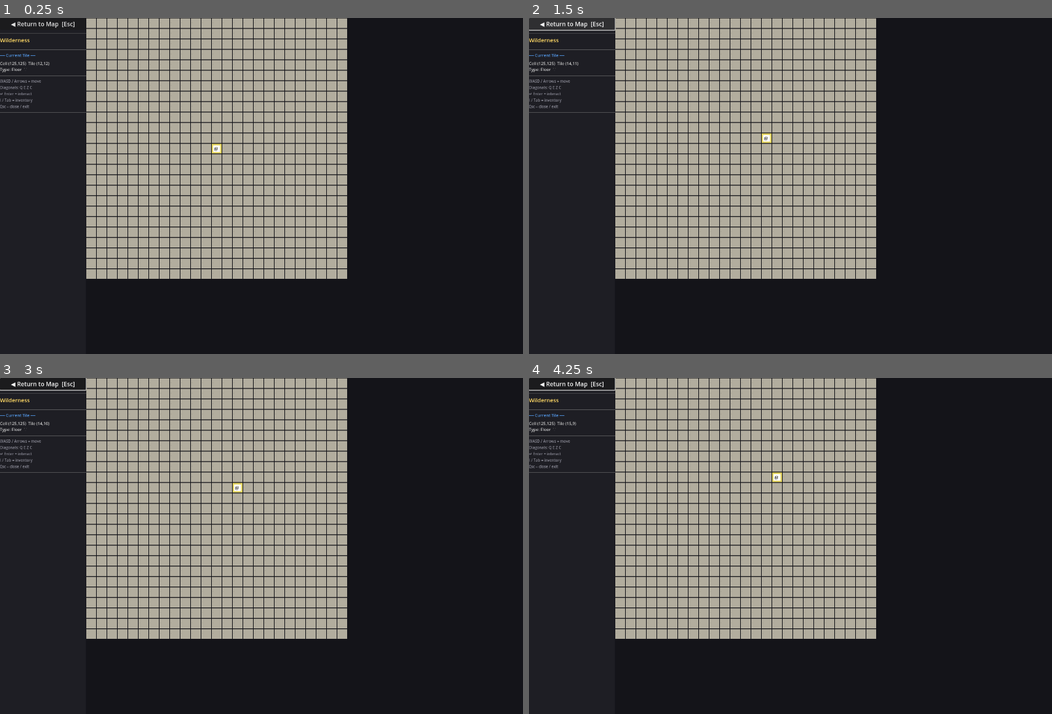
Above: before the commit, frames 1-4 (two rows, left to right).
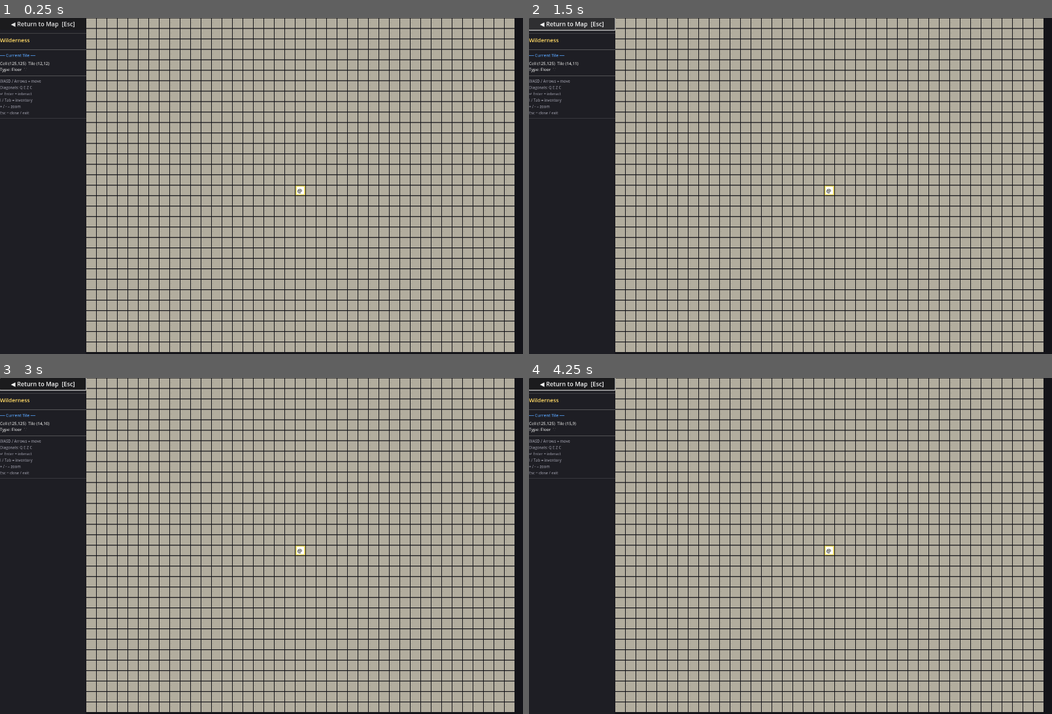
Above: after the commit, the same moments.

Repository: moneybagboyz/Falling-Leaves-Ravensguard
Game: Godot game, scene res://src/ui/local_view/local_view.tscn
Same seed, same stepped clock (60 frames per second), same inputs: the game is played once before the commit and once after it. This scene is started directly instead of the project's main scene.
Inputs (mouse positions are in pixels of both pictures, inside the frame that each line leads up to):
- Up to frame 1 (0.25 s): no input
- Up to frame 2 (1.5 s): tap Enter at 0.5 s; move the mouse to (905, 169) at 0.52 s; hold Right 0.53-1.25 s; tap E at 0.6 s; click (905, 169) at 0.67 s; tap Space at 0.77 s; click "◀ Return to Map [Esc]" at 1.25 s
- Up to frame 3 (3 s): drag from (156, 562) to (235, 613) at 2.02 s; move the mouse to (313, 472) at 2.77 s; hold Right from 2.78 s (still down); tap Q at 2.85 s; click (313, 472) at 2.92 s
- Up to frame 4 (4.25 s): tap E at 3.05 s; release Right at 3.5 s; drag from (764, 613) to (633, 495) at 3.52 s

The runs differ from the first frame. In frame 1, 39% of the frame differs, in the area x 0-99%, y 0-100%; in frame 2, 39%; in frame 3, 39%; in frame 4, 39%.

Commit message:
LocalView: seamless zoom viewport replacing fixed 25x25 grid
- Remove fixed TILE_SIZE/GRID_W*GRID_H tile node count and ScrollContainer
- Add ZOOM_STEPS [8..48 px], _tile_px, _map_cols/_map_rows computed at runtime
- _rebuild_grid() replaces _build_grid(): frees old nodes, creates cols*rows tiles
- _build_tile_nodes(): tile/font size scales with _tile_px
- _zoom(): steps through ZOOM_STEPS, expands neighbourhood cache, rebuilds
- + / - keys to zoom in/out
- _render_viewport(): player always screen-centre; absolute tile coords eliminate
  cell-offset decomposition; labels hidden below 16px zoom
- _update_pawn_visual(): pawn fixed at screen centre
- _refresh_npc_pawn_pos(): absolute coord projection from player centre
- _preload_neighbourhood(): radius scales with zoom level
- _find_anchor_tile(): sort candidates by distance from cell centre + stride
  spread so NPCs don't bunch at row 0
- Remove legacy _get_tile_char() wrapper

Diff:
--- a/src/ui/local_view/local_view.gd
+++ b/src/ui/local_view/local_view.gd
@@ -1,12 +1,13 @@
-## LocalView — interior view for buildings that define a local_layout grid.
+## LocalView — seamless local-tile view of the world at building interior scale.
 ##
 ## Entered via SceneManager.push_scene("res://src/ui/local_view/local_view.tscn",
-##   { "building_id": String, "entry_wx": int, "entry_wy": int })
+##   { "entry_wx": int, "entry_wy": int, "entry_rx": int, "entry_ry": int,
+##     "settlement_id": String })
 ## Exits back to SettlementView via SceneManager.pop_scene() (Esc key or door).
 ##
-## Renders the 25 × 25 tile grid stored in the building JSON field
-## "local_layout" as an array of 25 single-char strings (one per row).
-## No art assets — flat colour tiles with single-char labels.
+## The viewport fills the available map area. Adjacent buildings are always
+## visible — no chunk switching. + / - keys zoom; the tile count adjusts to
+## always fill the screen with the player centred.
 ##
 ## P4-10 inventory / equipment sidebar:
 ##   'x' chest tile → [↵] opens inventory panel  (also [I] / [Tab] to toggle)
@@ -16,9 +17,11 @@
 extends Control
 
 # ── Layout constants ─────────────────────────────────────────────────────────
+## Size of each building cell's local layout, in tiles. Never changes.
 const GRID_W      := 25
 const GRID_H      := 25
-const TILE_SIZE   := 28          ## pixels per tile  (25 * 28 = 700 px)
+## Zoom steps — pixels per tile.
+const ZOOM_STEPS: Array[int] = [8, 12, 16, 24, 28, 32, 40, 48]
 const PANEL_W     := 230
 const INV_PANEL_W := 230
 
@@ -64,8 +67,14 @@
 var _building_def: Dictionary  = {}
 var _world_state:  WorldState  = null
 
-var _player_lx: int = 12   ## local X within the 25×25 grid
+var _player_lx: int = 12   ## local X within the 25×25 layout of the current region cell
 var _player_ly: int = 12   ## local Y
+
+## Pixels per tile — the zoom level. Changed by + / - keys.
+var _tile_px:  int = 28
+## Tile columns / rows currently rendered (recomputed from map area size ÷ _tile_px).
+var _map_cols: int = 0
+var _map_rows: int = 0
 
 ## Context tag for the single action button.
 ## "exit_building" | "open_chest" | "stairs_up" | "stairs_down" | ""
@@ -95,10 +104,11 @@
 ## Reality bubble — person_id → ColorRect pawn for each local NPC.
 var _npc_rects:    Dictionary = {}
 
-## Sliding-window: region cell the player is currently in (0..249 within world tile).
+## Region cell the player is currently in (0..249 within world tile).
 var _reg_rx: int = 125
 var _reg_ry: int = 125
 ## Layout cache: "rx,ry" → Array[String] (25 rows of 25 chars each).
+## Pre-loaded as a 3×3 neighbourhood; refreshed on every cell boundary crossing.
 var _layout_cache: Dictionary = {}
 
 
@@ -120,12 +130,16 @@
 	_building_id  = _cell_building_id(_reg_rx, _reg_ry)
 	_building_def = ContentRegistry.get_content("building", _building_id) if _building_id != "" else {}
 
+	# Pre-load neighbourhood so every layout lookup is a cache hit.
+	_preload_neighbourhood(_reg_rx, _reg_ry)
+
 	_build_ui()
-	_build_grid()
 	_place_player_at_entry()
-	_spawn_local_npcs()
 	SimulationClock.tick_completed.connect(_on_local_tick)
 	_refresh_tile_info()
+	# Await one frame so _map_area has a valid size, then build the tile grid.
+	await get_tree().process_frame
+	_rebuild_grid()
 
 
 # ── UI construction ────────────────────────────────────────────────────────────
@@ -194,7 +208,7 @@
 	pvbox.add_child(_make_sep())
 
 	var hint := Label.new()
-	hint.text = "WASD / Arrows = move\nDiagonals: Q E Z C\n↵ Enter = interact\nI / Tab = inventory\nEsc = close / exit"
+	hint.text = "WASD / Arrows = move\nDiagonals: Q E Z C\n↵ Enter = interact\nI / Tab = inventory\n+ / - = zoom\nEsc = close / exit"
 	hint.add_theme_color_override("font_color", COLOR_DIM)
 	hint.add_theme_font_size_override("font_size", 10)
 	pvbox.add_child(hint)
@@ -207,16 +221,20 @@
 	_action_btn.pressed.connect(_on_action_pressed)
 	pvbox.add_child(_action_btn)
 
-	# ── Right: scrollable map area ───────────────────────────────────────────
-	var scroll := ScrollContainer.new()
-	scroll.size_flags_horizontal = Control.SIZE_EXPAND_FILL
-	scroll.size_flags_vertical   = Control.SIZE_EXPAND_FILL
-	hbox.add_child(scroll)
+	# ── Centre: map area fills remaining space ────────────────────────────────
+	var map_clip := Control.new()
+	map_clip.clip_contents         = true
+	map_clip.size_flags_horizontal = Control.SIZE_EXPAND_FILL
+	map_clip.size_flags_vertical   = Control.SIZE_EXPAND_FILL
+	hbox.add_child(map_clip)
 
 	_map_area = Control.new()
-	_map_area.mouse_filter        = Control.MOUSE_FILTER_IGNORE
-	_map_area.custom_minimum_size = Vector2(GRID_W * TILE_SIZE, GRID_H * TILE_SIZE)
-	scroll.add_child(_map_area)
+	_map_area.mouse_filter = Control.MOUSE_FILTER_IGNORE
+	_map_area.set_anchors_and_offsets_preset(Control.PRESET_FULL_RECT)
+	map_clip.add_child(_map_area)
+
+	# Rebuild tile nodes whenever the map area is resized (e.g. window resize).
+	map_clip.resized.connect(_on_map_area_resized)
 
 	# ── Inventory panel (right, hidden by default) ────────────────────────────
 	_inv_panel = ColorRect.new()
@@ -297,50 +315,97 @@
 
 
 # ── Grid construction ─────────────────────────────────────────────────────────
-func _build_grid() -> void:
+## Called when the clip container is resized (e.g. window resize or inv panel toggle).
+func _on_map_area_resized() -> void:
+	if _map_area != null and _map_area.size != Vector2.ZERO:
+		_rebuild_grid()
+
+
+## Rebuild tile nodes for the current map area size and _tile_px zoom level.
+## Also re-spawns NPC pawns. Called on entry, zoom change, and window resize.
+func _rebuild_grid() -> void:
+	for r in _tile_rects:
+		if is_instance_valid(r):
+			r.queue_free()
 	_tile_rects.clear()
 	_tile_labels.clear()
-
-	for ty: int in range(GRID_H):
-		for tx: int in range(GRID_W):
+	if _cursor_rect != null and is_instance_valid(_cursor_rect):
+		_cursor_rect.queue_free()
+		_cursor_rect = null
+	if _player_rect != null and is_instance_valid(_player_rect):
+		_player_rect.queue_free()
+		_player_rect = null
+	for rect in _npc_rects.values():
+		if is_instance_valid(rect):
+			rect.queue_free()
+	_npc_rects.clear()
+
+	if _map_area == null or _map_area.size == Vector2.ZERO:
+		return
+	_map_cols = max(1, int(_map_area.size.x / _tile_px))
+	_map_rows = max(1, int(_map_area.size.y / _tile_px))
+	_build_tile_nodes()
+	_render_viewport()
+	_update_pawn_visual()
+	_spawn_local_npcs()
+
+
+## Instantiate _map_cols × _map_rows ColorRect tile nodes plus cursor and player pawn.
+func _build_tile_nodes() -> void:
+	for ty: int in range(_map_rows):
+		for tx: int in range(_map_cols):
 			var rect := ColorRect.new()
-			rect.position = Vector2(tx * TILE_SIZE + 1, ty * TILE_SIZE + 1)
-			rect.size     = Vector2(TILE_SIZE - 2, TILE_SIZE - 2)
-			rect.color    = Color(0.20, 0.18, 0.16)  ## placeholder, overwritten by _render_viewport
+			rect.position = Vector2(tx * _tile_px + 1, ty * _tile_px + 1)
+			rect.size     = Vector2(_tile_px - 2, _tile_px - 2)
+			rect.color    = Color(0.20, 0.18, 0.16)
 			_map_area.add_child(rect)
 			_tile_rects.append(rect)
 
 			var lbl := Label.new()
 			lbl.text = ""
-			lbl.add_theme_font_size_override("font_size", 9)
+			@warning_ignore("integer_division")
+			lbl.add_theme_font_size_override("font_size", clamp(_tile_px / 3, 7, 13))
 			lbl.add_theme_color_override("font_color", Color(0, 0, 0, 0.55))
 			lbl.position = Vector2(2, 2)
-			lbl.size     = Vector2(TILE_SIZE - 4, TILE_SIZE - 4)
+			lbl.size     = Vector2(_tile_px - 4, _tile_px - 4)
 			rect.add_child(lbl)
 			_tile_labels.append(lbl)
 
-	# Cursor highlight (behind pawn)
+	# Cursor highlight.
 	_cursor_rect = ColorRect.new()
-	_cursor_rect.size        = Vector2(TILE_SIZE - 2, TILE_SIZE - 2)
-	_cursor_rect.color       = COLOR_CURSOR
+	_cursor_rect.size         = Vector2(_tile_px - 2, _tile_px - 2)
+	_cursor_rect.color        = COLOR_CURSOR
 	_cursor_rect.mouse_filter = Control.MOUSE_FILTER_IGNORE
 	_map_area.add_child(_cursor_rect)
 
-	# Player pawn
+	# Player pawn.
+	@warning_ignore("integer_division")
+	var pawn_sz: int = maxi(8, _tile_px - 8)
 	_player_rect = ColorRect.new()
-	_player_rect.size        = Vector2(18, 18)
-	_player_rect.color       = COLOR_PLAYER
+	_player_rect.size         = Vector2(pawn_sz, pawn_sz)
+	_player_rect.color        = COLOR_PLAYER
 	_player_rect.mouse_filter = Control.MOUSE_FILTER_IGNORE
 	_map_area.add_child(_player_rect)
 
 	var pawn_lbl := Label.new()
 	pawn_lbl.text = "@"
-	pawn_lbl.add_theme_font_size_override("font_size", 12)
+	@warning_ignore("integer_division")
+	pawn_lbl.add_theme_font_size_override("font_size", clamp(_tile_px / 2, 8, 16))
 	pawn_lbl.add_theme_color_override("font_color", Color(0.1, 0.1, 0.1))
 	pawn_lbl.position = Vector2(2, 1)
 	_player_rect.add_child(pawn_lbl)
 
-	_render_viewport()
+
+# ── Zoom ─────────────────────────────────────────────────────────────────────────
+func _zoom(direction: int) -> void:
+	var idx := ZOOM_STEPS.find(_tile_px)
+	if idx == -1: idx = ZOOM_STEPS.find(28)
+	idx = clampi(idx + direction, 0, ZOOM_STEPS.size() - 1)
+	if ZOOM_STEPS[idx] == _tile_px:
+		return
+	_tile_px = ZOOM_STEPS[idx]
+	_preload_neighbourhood(_reg_rx, _reg_ry)
+	_rebuild_grid()
 
 
 # ── Player placement ──────────────────────────────────────────────────────────
@@ -385,6 +450,10 @@
 		KEY_ENTER, KEY_KP_ENTER:
 			if _action_btn != null and _action_btn.visible:
 				_on_action_pressed()
+		KEY_EQUAL, KEY_KP_ADD:
+			_zoom(1)
+		KEY_MINUS, KEY_KP_SUBTRACT:
+			_zoom(-1)
 
 
 func _try_move(dx: int, dy: int) -> void:
@@ -412,6 +481,7 @@
 	_player_lx = nx
 	_player_ly = ny
 	if cell_changed:
+		_preload_neighbourhood(_reg_rx, _reg_ry)
 		_building_id  = _cell_building_id(_reg_rx, _reg_ry)
 		_building_def = ContentRegistry.get_content("building", _building_id) if _building_id != "" else {}
 	_render_viewport()
@@ -420,13 +490,17 @@
 
 
 # ── Visual update ─────────────────────────────────────────────────────────────
+## Player pawn is always drawn at the centre of the map area.
 func _update_pawn_visual() -> void:
-	if _player_rect == null or _cursor_rect == null:
-		return
-	var px := _player_lx * TILE_SIZE
-	var py := _player_ly * TILE_SIZE
-	_cursor_rect.position  = Vector2(px + 1, py + 1)
-	_player_rect.position  = Vector2(px + (TILE_SIZE - 18) / 2.0, py + (TILE_SIZE - 18) / 2.0)
+	if _player_rect == null or _cursor_rect == null or _map_cols == 0 or _map_rows == 0:
+		return
+	@warning_ignore("integer_division")
+	var cx: int = (_map_cols / 2) * _tile_px
+	@warning_ignore("integer_division")
+	var cy: int = (_map_rows / 2) * _tile_px
+	var pawn_sz: float = _player_rect.size.x
+	_cursor_rect.position = Vector2(cx + 1, cy + 1)
+	_player_rect.position = Vector2(cx + (_tile_px - pawn_sz) / 2.0, cy + (_tile_px - pawn_sz) / 2.0)
 
 
 # ── Info panel ────────────────────────────────────────────────────────────────
@@ -554,9 +628,6 @@
 		return wdef.get("name", item_id)
 	return item_id
 
-func _get_tile_char(tx: int, ty: int) -> String:
-	return _get_cell_char(_reg_rx, _reg_ry, tx, ty)
-
 
 func _exit_to_settlement() -> void:
 	# Deactivate reality bubble — disconnect clock and clear local tile positions.
@@ -641,7 +712,18 @@
 	if candidates.is_empty():
 		return Vector2i(GRID_W >> 1, GRID_H >> 1)
 
-	return candidates[offset % candidates.size()]
+	# Sort by Manhattan distance from the cell centre so NPCs spawn near the
+	# player's entry point rather than clustering at row 0 (row-major order).
+	var cx := GRID_W >> 1
+	var cy := GRID_H >> 1
+	candidates.sort_custom(func(a: Vector2i, b: Vector2i) -> bool:
+		return (absi(a.x - cx) + absi(a.y - cy)) < (absi(b.x - cx) + absi(b.y - cy)))
+
+	# Use a prime stride so successive offsets spread across the whole list
+	# rather than bunching consecutively.
+	@warning_ignore("integer_division")
+	var stride: int = maxi(1, candidates.size() / 7)
+	return candidates[(offset * stride) % candidates.size()]
 
 
 ## Instantiate a coloured pawn node for one NPC.
@@ -649,14 +731,17 @@
 	if _map_area == null or npc.local_lx < 0:
 		return
 	var rect := ColorRect.new()
-	rect.size         = Vector2(14, 14)
+	@warning_ignore("integer_division")
+	var pawn_sz: int = maxi(8, _tile_px - 8)
+	rect.size         = Vector2(pawn_sz, pawn_sz)
 	rect.color        = _npc_pawn_color(npc.population_class)
 	rect.mouse_filter = Control.MOUSE_FILTER_IGNORE
 	_map_area.add_child(rect)
 	_npc_rects[pid] = rect
 	var lbl := Label.new()
 	lbl.text = npc.active_role.left(1).to_upper() if npc.active_role != "" else "?"
-	lbl.add_theme_font_size_override("font_size", 8)
+	@warning_ignore("integer_division")
+	lbl.add_theme_font_size_override("font_size", clamp(_tile_px / 3, 6, 10))
 	lbl.add_theme_color_override("font_color", Color(1.0, 1.0, 1.0, 0.9))
 	lbl.position = Vector2(2, 0)
 	rect.add_child(lbl)
@@ -679,16 +764,23 @@
 	if npc.local_lx < 0 or npc.local_ly < 0 or npc.local_reg_rx < 0:
 		rect.visible = false
 		return
-	# Project NPC absolute position into viewport space (player is always at tile 12,12).
-	var vx: int = (npc.local_reg_rx - _reg_rx) * GRID_W + (npc.local_lx - _player_lx) + 12
-	var vy: int = (npc.local_reg_ry - _reg_ry) * GRID_H + (npc.local_ly - _player_ly) + 12
-	if vx < 0 or vx >= GRID_W or vy < 0 or vy >= GRID_H:
+	# Convert both player and NPC to absolute tile coords, then project to screen.
+	var player_ax := _reg_rx * GRID_W + _player_lx
+	var player_ay := _reg_ry * GRID_H + _player_ly
+	var npc_ax    := npc.local_reg_rx * GRID_W + npc.local_lx
+	var npc_ay    := npc.local_reg_ry * GRID_H + npc.local_ly
+	@warning_ignore("integer_division")
+	var vx: int = _map_cols / 2 + (npc_ax - player_ax)
+	@warning_ignore("integer_division")
+	var vy: int = _map_rows / 2 + (npc_ay - player_ay)
+	if vx < 0 or vx >= _map_cols or vy < 0 or vy >= _map_rows:
 		rect.visible = false
 		return
+	var pawn_sz := rect.size.x
 	rect.visible  = true
 	rect.position = Vector2(
-		vx * TILE_SIZE + (TILE_SIZE - 14) / 2.0 + 3.0,
-		vy * TILE_SIZE + (TILE_SIZE - 14) / 2.0 - 3.0,
+		vx * _tile_px + (_tile_px - pawn_sz) / 2.0,
+		vy * _tile_px + (_tile_px - pawn_sz) / 2.0,
 	)
 
 
@@ -788,7 +880,7 @@
 		return
 
 	var player: PersonState     = _get_player()
-	var on_chest: bool          = (_get_tile_char(_player_lx, _player_ly) == "x")
+	var on_chest: bool = (_get_cell_char(_reg_rx, _reg_ry, _player_lx, _player_ly) == "x")
 
 	# ── Chest ──────────────────────────────────────────────────────────────
 	if _chest_hdr != null:
@@ -813,7 +905,7 @@
 				_chest_vbox.add_child(row)
 				var lbl := Label.new()
 				lbl.text = "%s \u00d7%d" % [_item_name(iid), counted[iid]] \
-				           if counted[iid] > 1 else _item_name(iid)
+						   if counted[iid] > 1 else _item_name(iid)
 				lbl.size_flags_horizontal = Control.SIZE_EXPAND_FILL
 				lbl.add_theme_font_size_override("font_size", 10)
 				lbl.add_theme_color_override("font_color", COLOR_TEXT)
@@ -940,7 +1032,7 @@
 	_refresh_inv_panel()
 
 
-# ── Sliding-window helpers ────────────────────────────────────────────────────
+# ── Layout helpers ───────────────────────────────────────────────────────────
 
 ## Return the building_id for region cell (rx,ry) in the current world tile.
 func _cell_building_id(rx: int, ry: int) -> String:
@@ -963,11 +1055,17 @@
 	var cell: Dictionary = grid.get(ck, {})
 	var bid: String = cell.get("building_id", "")
 	if bid != "" and bid != "open_land":
-		# Try to get the building name from definitions.
-		var bdef: Dictionary = _world_state.building_defs.get(bid, {})
-		var bname: String = bdef.get("name", "")
-		if bname != "":
-			return bname
+		# Load building name from JSON definition file.
+		var bpath := "res://data/buildings/%s.json" % bid
+		if ResourceLoader.exists(bpath):
+			var f := FileAccess.open(bpath, FileAccess.READ)
+			if f != null:
+				var parsed = JSON.parse_string(f.get_as_text())
+				f.close()
+				if parsed is Dictionary:
+					var bname: String = parsed.get("name", "")
+					if bname != "":
+						return bname
 		return bid.replace("_", " ").capitalize()
 	if cell.get("is_road", false):
 		return "Road"
@@ -986,17 +1084,33 @@
 		return "#"
 	return row[lx]
 
-## Load (or generate and cache) the 25×25 layout for cell (rx, ry).
+## Return the cached 25×25 layout for cell (rx, ry).
+## The 3×3 neighbourhood is always pre-loaded, so this is always a cache hit.
+## Returns an empty array for out-of-range boundary tiles (rendered as '#' walls).
 func _load_cell_layout(rx: int, ry: int) -> Array:
-	var key: String = "%d,%d" % [rx, ry]
-	if _layout_cache.has(key):
-		return _layout_cache[key]
-
+	return _layout_cache.get("%d,%d" % [rx, ry], [])
+
+## Pre-load the neighbourhood of region cells centred on (rx, ry) into _layout_cache.
+## Radius scales with zoom so cells at the viewport edge are always ready.
+func _preload_neighbourhood(rx: int, ry: int) -> void:
+	@warning_ignore("integer_division")
+	var radius: int = (maxi(1, ceili((_map_cols / 2.0) / GRID_W) + 1)) if _map_cols > 0 else 1
+	for dy: int in range(-radius, radius + 1):
+		for dx: int in range(-radius, radius + 1):
+			var cx := rx + dx
+			var cy := ry + dy
+			if cx < 0 or cy < 0 or cx >= 250 or cy >= 250:
+				continue
+			var key: String = "%d,%d" % [cx, cy]
+			if not _layout_cache.has(key):
+				_layout_cache[key] = _build_cell_layout(cx, cy)
+
+## Build (without caching) the 25×25 layout for region cell (rx, ry).
+## Tries a static JSON file in data/local_layouts/, then falls back to procedural generation.
+func _build_cell_layout(rx: int, ry: int) -> Array:
 	var bid := _cell_building_id(rx, ry)
 	var layout: Array = []
-
 	if bid != "open_land":
-		# Named building — try static JSON.
 		var path := "res://data/local_layouts/%s.json" % bid
 		if ResourceLoader.exists(path):
 			var f := FileAccess.open(path, FileAccess.READ)
@@ -1006,16 +1120,12 @@
 				if parsed is Array:
 					layout = parsed
 	if layout.is_empty():
-		# Procedural fallback.
 		var wk: String = "%d,%d" % [_entry_wx, _entry_wy]
 		var grid: Dictionary = {}
 		if _world_state != null:
 			grid = _world_state.region_grids.get(wk, {})
-		var ck: String = key
-		var cell: Dictionary = grid.get(ck, {})
+		var cell: Dictionary = grid.get("%d,%d" % [rx, ry], {})
 		layout = _generate_layout_for_cell(rx, ry, cell, grid)
-
-	_layout_cache[key] = layout
 	return layout
 
 ## Procedurally generate a 25×25 layout for cell (rx, ry) from its cell dict
@@ -1079,27 +1189,32 @@
 		result.append("".join(row))
 	return result
 
-## Redraw the entire 25×25 viewport from the layout cache.
-## Player is always at viewport tile (12, 12); the camera slides around them.
+## Redraw every tile node. Player is always at the centre; the world scrolls around them.
 func _render_viewport() -> void:
-	for i: int in range(GRID_W * GRID_H):
-		var vx: int = i % GRID_W
+	if _map_cols == 0 or _map_rows == 0 or _tile_rects.size() != _map_cols * _map_rows:
+		return
+	@warning_ignore("integer_division")
+	var half_cols: int = _map_cols / 2
+	@warning_ignore("integer_division")
+	var half_rows: int = _map_rows / 2
+	var player_ax := _reg_rx * GRID_W + _player_lx
+	var player_ay := _reg_ry * GRID_H + _player_ly
+	for i: int in range(_map_cols * _map_rows):
+		var vx: int = i % _map_cols
 		@warning_ignore("integer_division")
-		var vy: int = i / GRID_W
-		# Absolute local position this viewport tile corresponds to.
-		var ax: int = _player_lx + (vx - 12)
-		var ay: int = _player_ly + (vy - 12)
-		# Which region cell does this absolute position belong to?
-		var crx: int = _reg_rx + floori(ax / float(GRID_W))
-		var cry: int = _reg_ry + floori(ay / float(GRID_H))
-		var lx: int  = ax - (crx - _reg_rx) * GRID_W
-		var ly: int  = ay - (cry - _reg_ry) * GRID_H
+		var vy: int = i / _map_cols
+		var ax: int = player_ax + (vx - half_cols)
+		var ay: int = player_ay + (vy - half_rows)
+		var crx: int = floori(ax / float(GRID_W))
+		var cry: int = floori(ay / float(GRID_H))
+		var lx: int  = ax - crx * GRID_W
+		var ly: int  = ay - cry * GRID_H
 		var ch: String
-		if crx < 0 or cry < 0 or lx < 0 or ly < 0 or lx >= GRID_W or ly >= GRID_H:
+		if crx < 0 or cry < 0 or crx >= 250 or cry >= 250:
 			ch = "#"
 		else:
 			ch = _get_cell_char(crx, cry, lx, ly)
 		var def: Array = TILE_DEFS.get(ch, TILE_FALLBACK)
 		_tile_rects[i].color = def[0]
 		if _tile_labels[i] != null:
-			_tile_labels[i].text = ch
+			_tile_labels[i].text = ch if _tile_px >= 16 else ""
